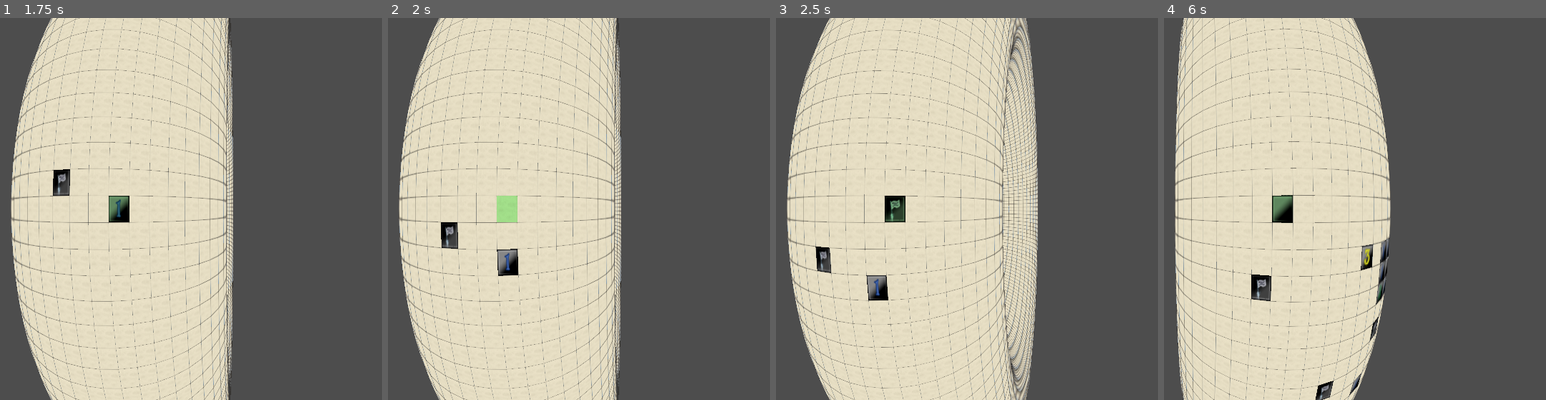
Above: before the commit, frames 1-4 (left to right).
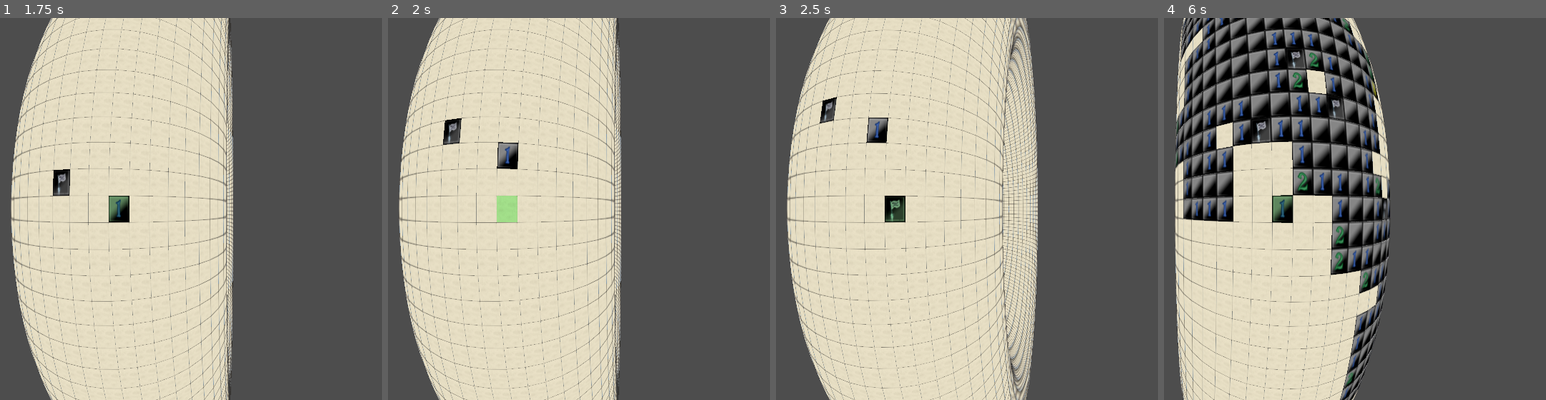
Above: after the commit, the same moments.

Repository: dokicoder/ToruSpace
Game: Godot game, scene res://scenes/Game3D.tscn
The game is run twice, just before and just after one commit, with the same random seed, the same clock (stepped at 60 frames per second) and the same inputs.
Inputs (mouse positions are in pixels of both pictures, inside the frame that each line leads up to):
- Up to frame 1 (1.75 s): tap Enter at 0.5 s; move the mouse to (244, 189) at 0.52 s; hold Right (Right) 0.53-1.28 s; hold Q (Mark) 0.53-1.28 s; click (244, 189) at 0.67 s; move the mouse to (3, 228) at 1.27 s; hold Down (Down) from 1.28 s (still down); tap E (Unmask) at 1.35 s
- Up to frame 2 (2 s): keep holding Down (Down)
- Up to frame 3 (2.5 s): move the mouse to (951, 124) at 2.02 s; release Down (Down) at 2.03 s; hold Right (Right) from 2.03 s (still down); hold Q (Mark) from 2.03 s (still down)
- Up to frame 4 (6 s): move the mouse to (1255, 285) at 2.77 s; release Right (Right) at 2.78 s; release Q (Mark) at 2.78 s; hold Up (Up) 2.78-3.53 s; tap E (Unmask) at 2.85, 4.35, 5.85 s; click (1255, 285) at 2.92 s; move the mouse to (1454, 266) at 3.52 s; hold Q (Mark) 3.53-4.28 s; hold Left (Left) 3.53-5.03 s; move the mouse to (outside the picture) at 4.27 s; move the mouse to (1312, 209) at 5.02 s; hold Down (Down) 5.03-5.78 s; hold Q (Mark) 5.03-5.78 s; click (1312, 209) at 5.17 s; move the mouse to (1198, 113) at 5.77 s; hold Right (Right) from 5.78 s (still down)

Frame 1 is identical in both runs. In frame 2, 1.3% of the frame differs, in the area x 13-35%, y 26-68%; in frame 3, 1.1%; in frame 4, 26%, in the area x 2-60%, y 0-100%.

Commit message:
migrate to godot 4.4

Diff:
--- a/project.godot
+++ b/project.godot
@@ -12,7 +12,7 @@
 
 config/name="ToruSpace"
 run/main_scene="res://scenes/Game3D.tscn"
-config/features=PackedStringArray("4.3", "Forward Plus")
+config/features=PackedStringArray("4.4", "Forward Plus")
 config/icon="res://icon.svg"
 
 [autoload]
--- a/scenes/Game3D.tscn
+++ b/scenes/Game3D.tscn
@@ -8,8 +8,6 @@
 background_energy_multiplier = 1.36
 ambient_light_source = 2
 ambient_light_color = Color(1, 1, 1, 1)
-
-[sub_resource type="BoxMesh" id="BoxMesh_1t5od"]
 
 [node name="Game3d" type="Node3D"]
 
@@ -32,6 +30,3 @@
 
 [node name="WorldEnvironment" type="WorldEnvironment" parent="."]
 environment = SubResource("Environment_fj60c")
-
-[node name="MeshInstance3D" type="MeshInstance3D" parent="."]
-mesh = SubResource("BoxMesh_1t5od")
--- a/scripts/Game.gd
+++ b/scripts/Game.gd
@@ -146,7 +146,7 @@
 		delta_acc_input = 0.0
 	if event.is_action_pressed("Down"):
 		x -= 1
-		_input_state = InputState.UP
+		_input_state = InputState.DOWN
 		delta_acc_input = 0.0
 	if( event.is_action_released("Up")
 		or event.is_action_released("Down")
Not shown: 1 places in scenes/CellNode3D.tscn that only renumber resources
Not shown: 1 places in scenes/Game3D.tscn that only renumber resources
Not shown, added: scripts/BoardData.gd.uid
Not shown, added: scripts/CellData.gd.uid
Not shown, added: scripts/CellNode3D.gd.uid
Not shown, added: scripts/Config.gd.uid
Not shown, added: scripts/Game.gd.uid
Not shown, added: scripts/MineField.gd.uid
Not shown, changed: textures/.DS_Store
